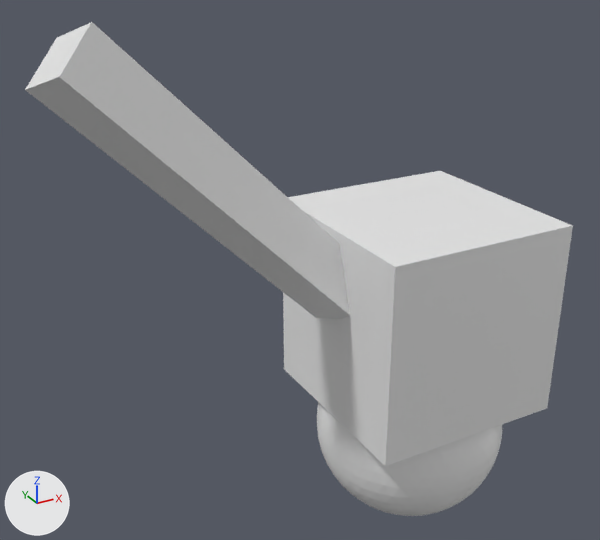
An edit to the Blender file spiderAnimation.blend, drawn before and after from the same camera.
Rendered twice from a 50 mm lens placed at (-4.72, -6.14, 5.14), pointed at (-1.27, 0.15, 2.0). The axes (+X, +Y, +Z) are drawn at lower left. The lights are the same throughout.

The older version as bpy lines, for what is in view:
```python
me_cube_001 = bpy.data.meshes.new('Cube.001')
me_cube_001.from_pydata(...)  # a box spanning x -1.0..1.0, y -1.0..1.0, z -1.0..1.0
me_icosphere = bpy.data.meshes.new('Icosphere')
me_icosphere.from_pydata(...)  # an icosphere of 1280 faces spanning x -1.0..1.0, y -1.0..1.0, z -1.0..1.0
me_plane_001 = bpy.data.meshes.new('Plane.001')
me_plane_001.from_pydata([(0.0, 0.0, 0.0), (2.8, -2.03, -0.21), (0.93, -0.68, -0.07), (1.87, -1.35, -0.14)], [(3, 1), (0, 2), (2, 3)], [])
ob_cube = bpy.data.objects.new('Cube', me_cube_001)
ob_cube.location = (0.0, 0.002, 1.413)
ob_icosphere = bpy.data.objects.new('Icosphere', me_icosphere)
ob_icosphere.location = (-0.000334, 0.0018, -0.000986)
ob_leg = bpy.data.objects.new('Leg', me_plane_001)
ob_leg.parent = ob_cube
ob_leg.matrix_parent_inverse = Matrix(((1.0, 0.0, 0.0, 0.000334), (0.0, 1.0, 0.0, -0.0018), (0.0, 0.0, 1.0, -1.413), (0.0, 0.0, 0.0, 1.0)))
ob_leg.location = (-0.869, 0.0000201, 1.705)
ob_leg.rotation_euler = (-2.388, -0.369, 2.567)  # degrees (-137, -21, 147)
_m = ob_leg.modifiers.new('Skin', 'SKIN')
```
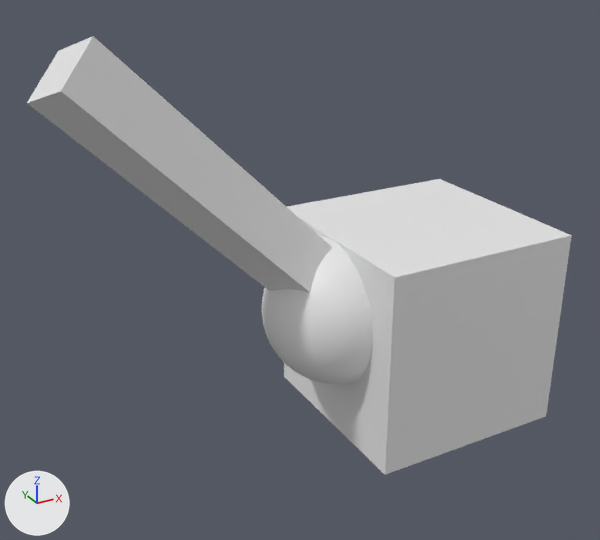
Changed parts and their boxes [x1, y1, x2, y2] in the pictures (600 x 540 px):
```json
{"object": "Cube", "change": "moved", "before": [283, 171, 573, 466], "after": [284, 179, 572, 475]}
{"object": "Leg", "change": "moved", "before": [25, 22, 350, 319], "after": [27, 36, 332, 292]}
{"object": "Icosphere", "change": "moved, rescaled", "before": [317, 402, 502, 516], "after": [262, 236, 373, 384]}
```

Scene script edits in JSON lines:
```json
{"op": "set", "path": "ob_cube.location", "old": "(0.0, 0.002, 1.413)", "new": "(0.0, 0.002, 1.316)"}
{"op": "set", "path": "ob_icosphere.location", "old": "(-0.000334, 0.0018, -0.000986)", "new": "(-0.947, 0.0018, 1.679)"}
{"op": "set", "path": "ob_icosphere.scale", "old": "(1.0, 1.0, 1.0)", "new": "(0.72, 0.72, 0.72)"}
```
